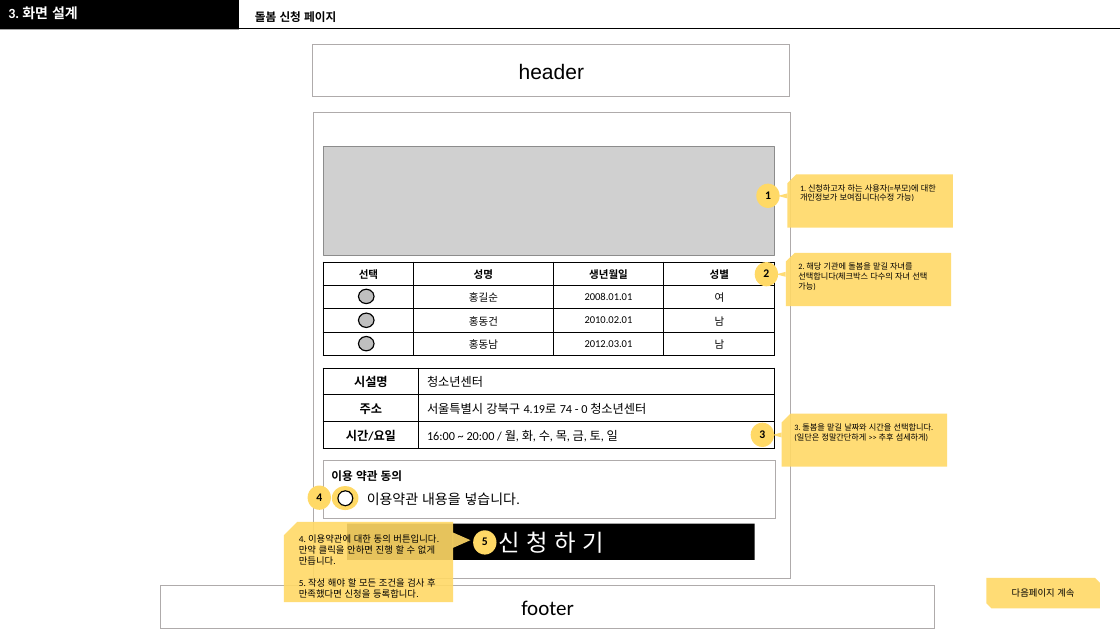
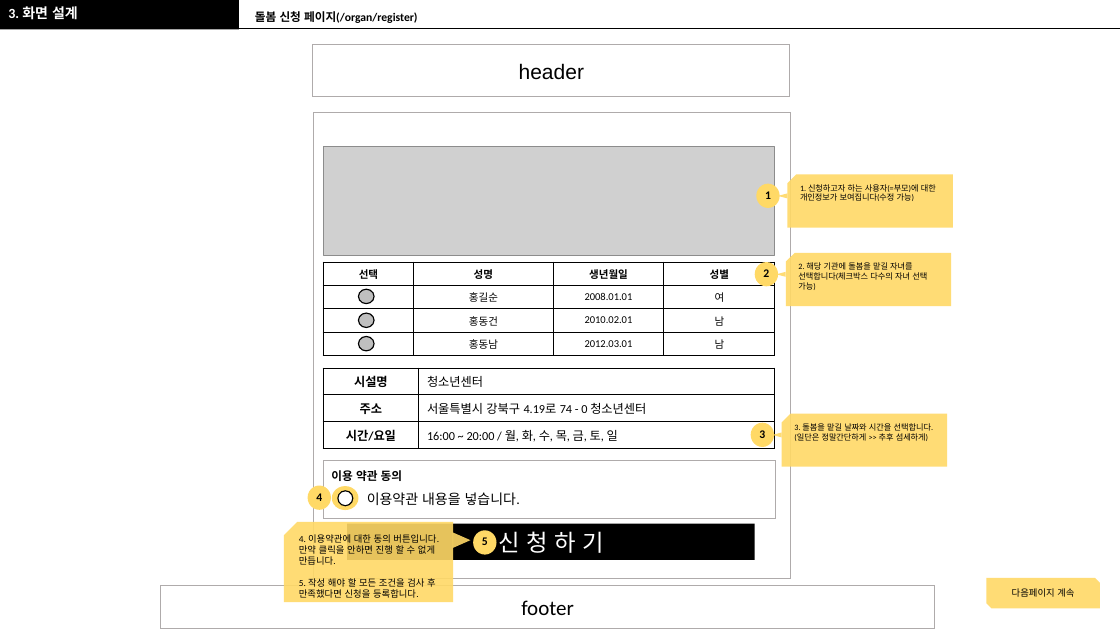
Before and after one commit to RealWarm/Common_Document, a slide deck: slide 13 of 온종일_돌봄/정훈_온종일_스토리보드_원본.pptx. Drawn at 1120x630 pixels with LibreOffice and Linux fonts; fonts in the diff are those of the drawing; grey boxes stand for pictures. Boxes give left, top, right and bottom in pixels: in the first picture for what was removed or moved away, otherwise in the second. Text is boxed around its words. In the diff, an @@ line names an element or a change of style, - is before the commit and + after.

```diff
--- a/온종일_돌봄/정훈_온종일_스토리보드_원본.pptx
+++ b/온종일_돌봄/정훈_온종일_스토리보드_원본.pptx
@@ text at box(255, 9, 417, 25): text changed @@
-돌봄 신청 페이지
+돌봄 신청 페이지(/organ/register)
```
Also in this commit, not shown: 10 other slides changed, 4 slides added, 7 other files.
